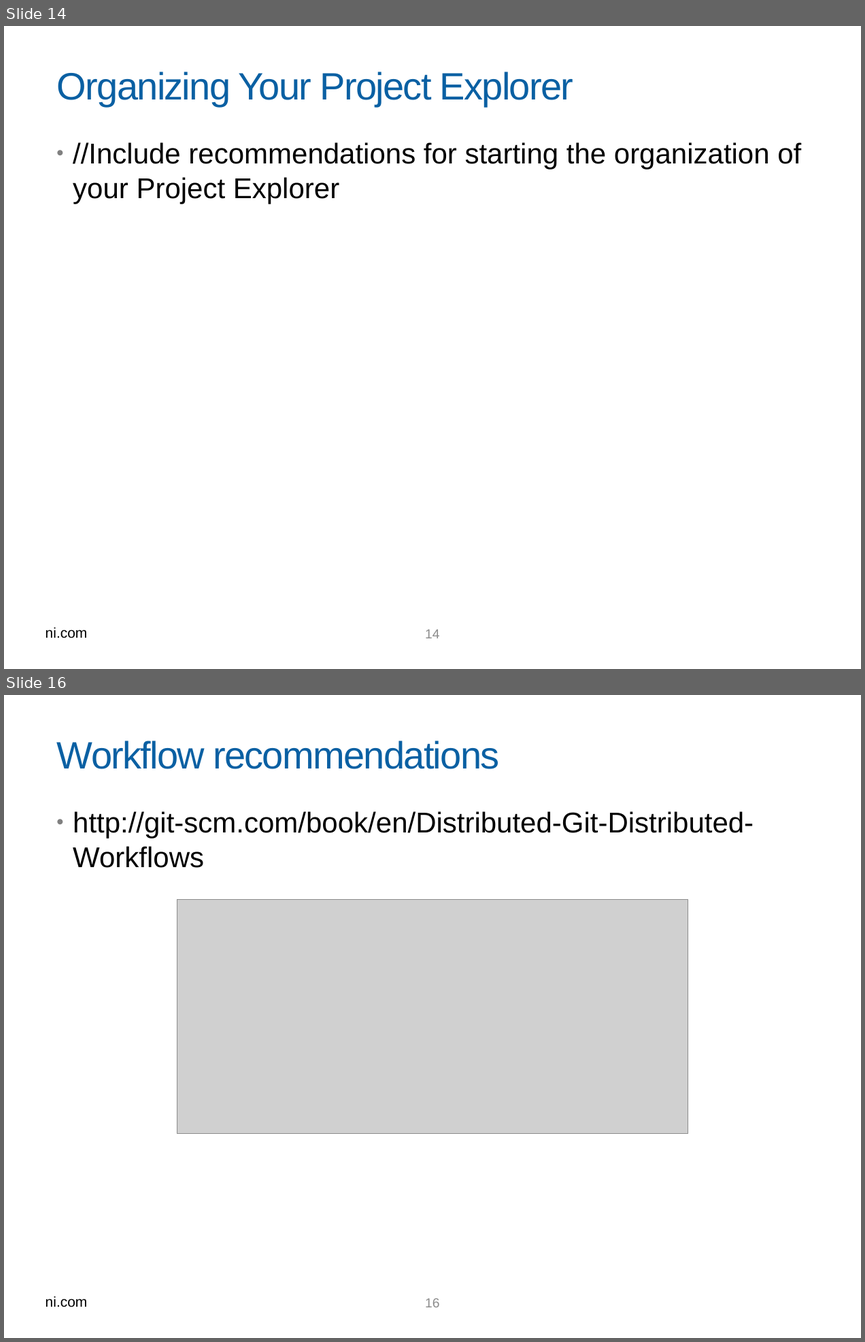
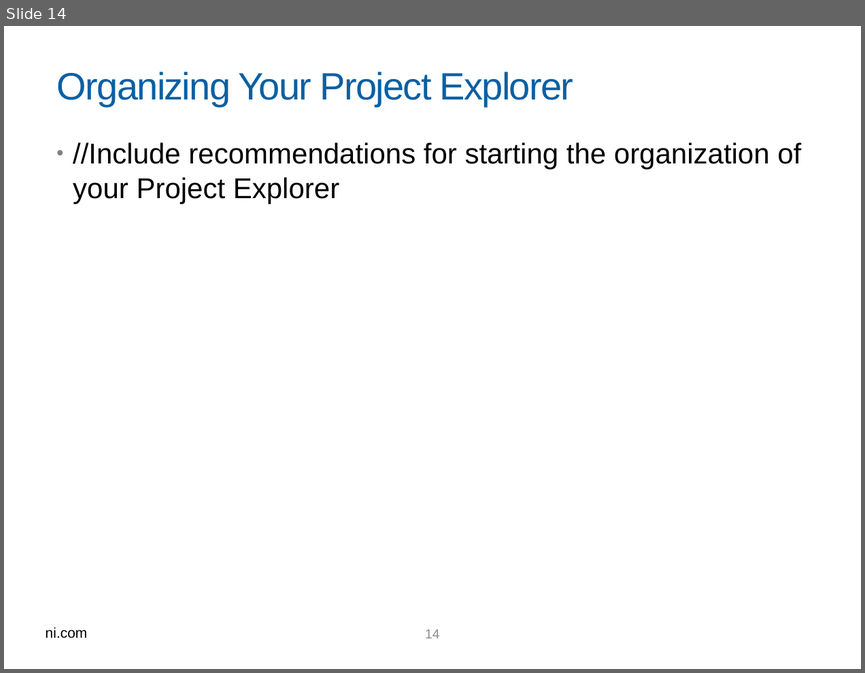
Before and after one commit to kimberlywenger/SCC, a slide deck: SCC Team Dev.pptx. Shown one above the other, each under a label of ours: slides 14 and 16 before the commit, slide 14 after it; the slides between them are not shown. The pictures are 865x1342 and 865x673 pixels, drawn with LibreOffice and Linux fonts; fonts in the diff are those of the drawing; grey boxes stand for pictures; background and template pictures are left out. Boxes give left, top, right and bottom in pixels: in the first picture for what was removed or moved away, otherwise in the second. Text is boxed around its words. In the diff, an @@ line names an element or a change of style, - is before the commit and + after.

```diff
--- a/SCC Team Dev.pptx
+++ b/SCC Team Dev.pptx
@@ slide 16 removed at [4,695,861,1338], background picture (left out); not listed: 2 template elements that a slide beside it also shows @@
@@ title removed at [57,741,499,769] @@
-Workflow recommendations
@@ text removed at [73,811,753,868] @@
-• http://git-scm.com/book/en/Distributed-Git-Distributed-Workflows
@@ picture removed at [177,900,687,1134] @@
```
Also in this commit, not shown: 5 slides changed, 5 slides added.
